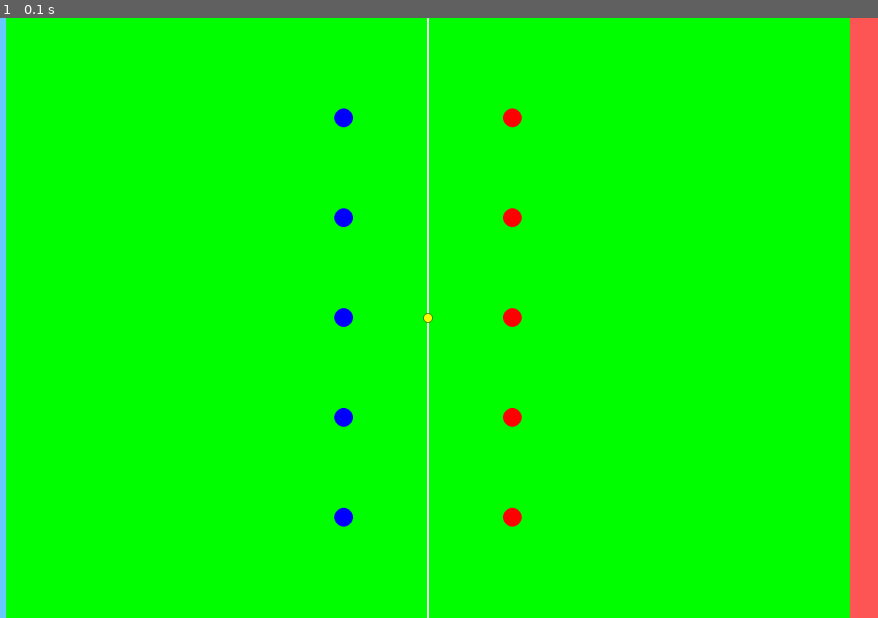
Above: before the commit, frame 1.
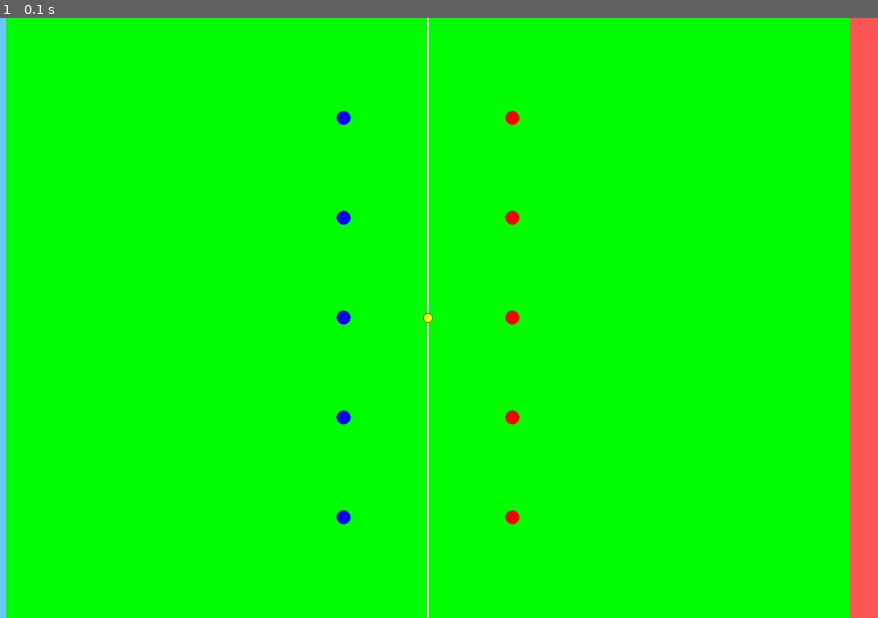
Above: after the commit, the same moment.

Repository: RL-RedLeaf/DiscUI
Game: pygame game, started from main.py
The game is run twice, just before and just after one commit, with the same random seed, the same clock (stepped at 60 frames per second) and the same inputs.
Inputs:
- Up to frame 1 (0.1 s): no input

The runs differ from the first frame. In frame 1, 0.3% of the frame differs, in the area x 38-60%, y 15-85%.

Commit message:
NoError update

Diff:
--- a/DiscUI.py
+++ b/DiscUI.py
@@ -47,9 +47,12 @@
             self.clock.tick(60)
             self.mainloop()
             time.sleep(0.01)
+
+    def check_movement(self,event):
+        pass
+
     def mainloop(self):                     #主循环
         # 发布当前游戏状态
-
         self.event_bus.publish(self.game_state)
         self.DiscUI.draw_new_state(self.game_state)            #绘制界面
 
@@ -212,19 +215,19 @@
             if eve.type == pygame.QUIT:
                 pygame.quit()
         self.screen.fill('green')
-        pygame.draw.rect(self.screen,(104,202,255),self.score_loc[0])  #得分区1
+        pygame.draw.rect(self.screen,(104,202,255),self .score_loc[0])  #得分区1
         pygame.draw.rect(self.screen,(255,86,86),self.score_loc[1])    #得分区2
         pygame.draw.rect(self.screen, "white", (958, 0, 4, 1280))#中线
         #队员
         for team in list(event.teams.values()):
             for player in team.player_list:
-                pygame.draw.circle(self.screen,"blue" if player.team_id==1 else "red",player.pos,20)
+                pygame.draw.circle(self.screen,"blue" if player.team_id==1 else "red",player.pos,15)
         #飞碟
         pygame.draw.circle(self.screen,'yellow',event.disc.pos,10)
         pygame.draw.circle(self.screen, 'black', event.disc.pos, 10,width=1)
         pygame.display.flip()
 
-
+import sys
 '''主程序接口'''
 def game(player_num,team_agent_list=None,player_agent_list=None):
     pygame.init()                                   #初始化pygame
@@ -234,6 +237,12 @@
         screen,clock,
         player_num,
         team_agent_list,player_agent_list)
-    Game.start_game()                               #开始游戏
+    try:
+        Game.start_game()
+    except pygame.error:
+        pass  # 防止pygame退出时报错
+    except KeyboardInterrupt:
+        pygame.quit()
+        sys.exit()                             #开始游戏
 '''导入时自动输出注意事项'''
 print('注意事项:\n1,使用game()函数开始一局游戏\n2,game(player_num,team_agent_dict=None,player_agent_dict=None\n3,team_agent_dict={team_id=1:team_agent,team_id=2:team_agent}\n4,player_agent_disc={team_id:[player_agent1,player_agent2,...,player_agent(player_num)]})')
